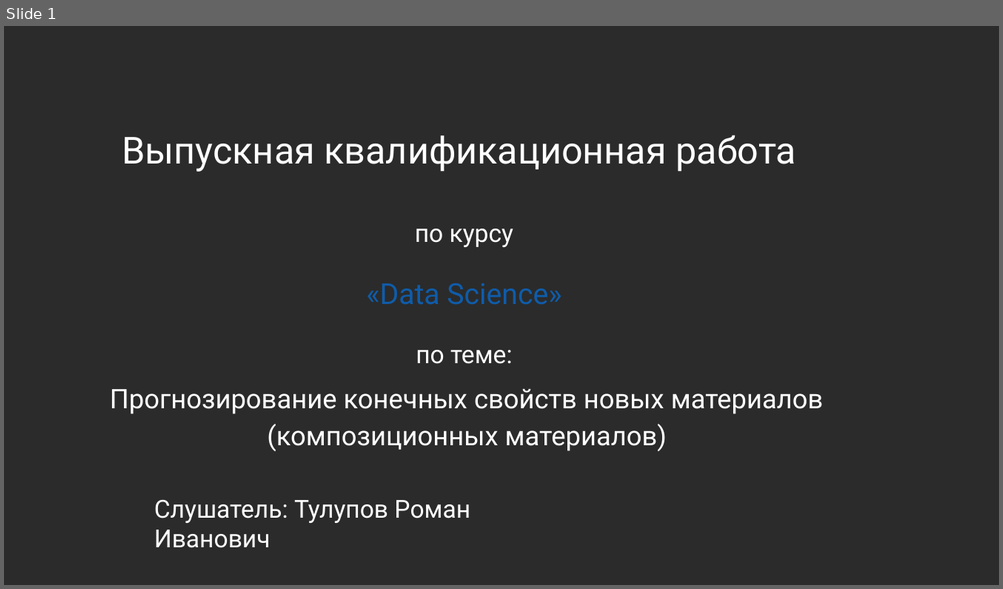
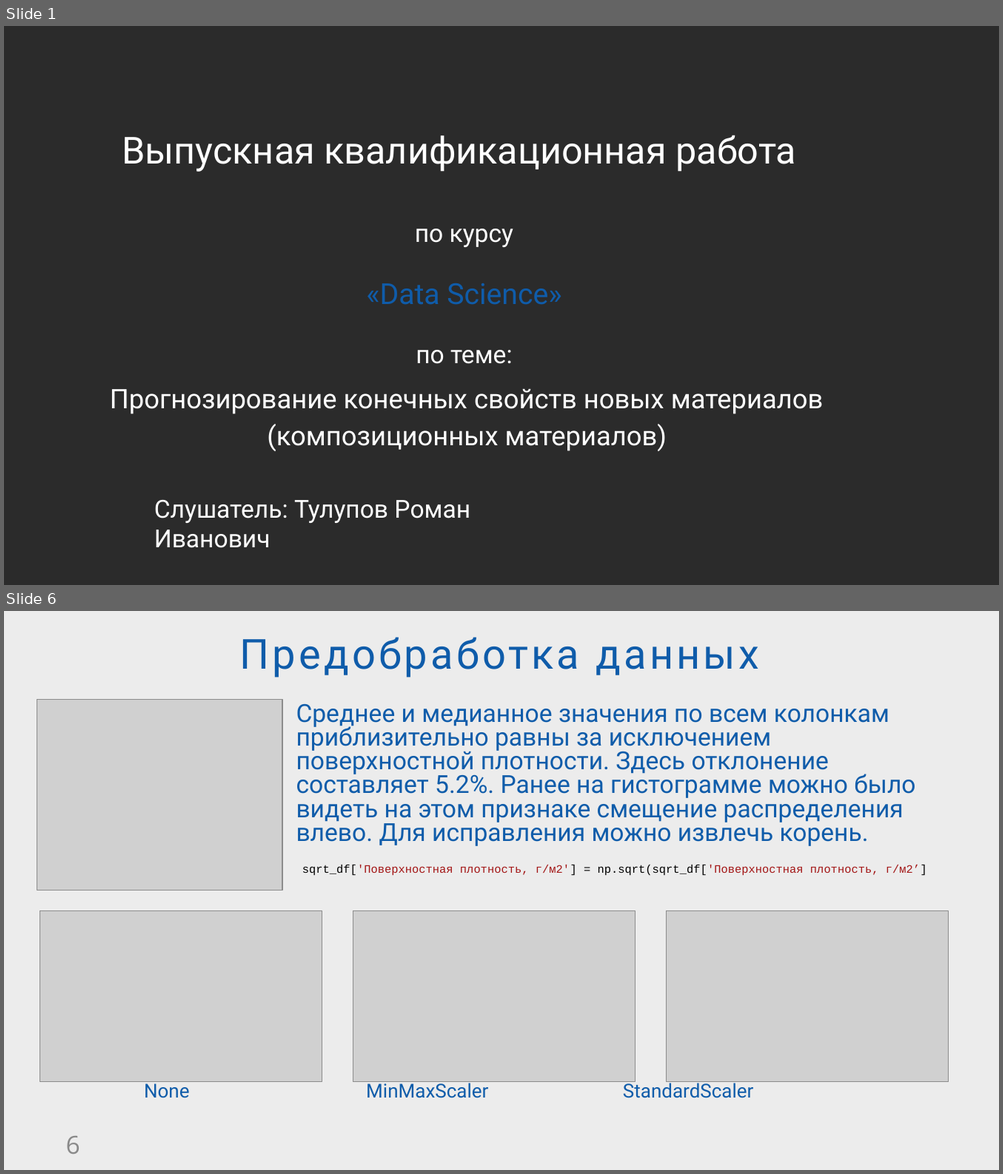
Before and after one commit to ritulupov/BKP, a slide deck: Презентация Тулупов Р И.pptx. Shown one above the other, each under a label of ours: slide 1 before the commit, slides 1 and 6 after it; the slides between them are not shown. The pictures are 1003x589 and 1003x1174 pixels, drawn with LibreOffice and Linux fonts; fonts in the diff are those of the drawing; grey boxes stand for pictures; background and template pictures are left out; a plain dark background stands for a picture behind light text. Boxes give left, top, right and bottom in pixels: in the first picture for what was removed or moved away, otherwise in the second. Text is boxed around its words. In the diff, an @@ line names an element or a change of style, - is before the commit and + after.

```diff
--- a/Презентация Тулупов Р И.pptx
+++ b/Презентация Тулупов Р И.pptx
@@ slide 6 added at (4, 611, 999, 1170), background #ECECEC @@
@@ title added at (240, 637, 760, 678), 40 pt, text #0F5CAA @@
+Предобработка данных
@@ picture added at (37, 699, 282, 891) @@
@@ text added at (296, 703, 927, 876), 24 pt, text #0F5CAA @@
+Среднее и медианное значения по всем колонкам приблизительно равны за исключением поверхностной плотности. Здесь отклонение составляет 5.2%. Ранее на гистограмме можно было видеть на этом признаке смещение распределения влево. Для исправления можно извлечь корень.
+sqrt_df['Поверхностная плотность, г/м2'] = np.sqrt(sqrt_df['Поверхностная плотность, г/м2’]
@@ picture added at (40, 911, 322, 1082) @@
@@ picture added at (353, 911, 635, 1082) @@
@@ picture added at (666, 911, 948, 1082) @@
@@ text added at (144, 1080, 754, 1099), 18.6 pt, text #0F5CAA @@
+None MinMaxScaler StandardScaler
@@ page number added at (66, 1136, 80, 1154), 24 pt, text #898989 @@
+6
```
Also in this commit, not shown: 7 slides changed, 1 slide removed, 4 other files.
